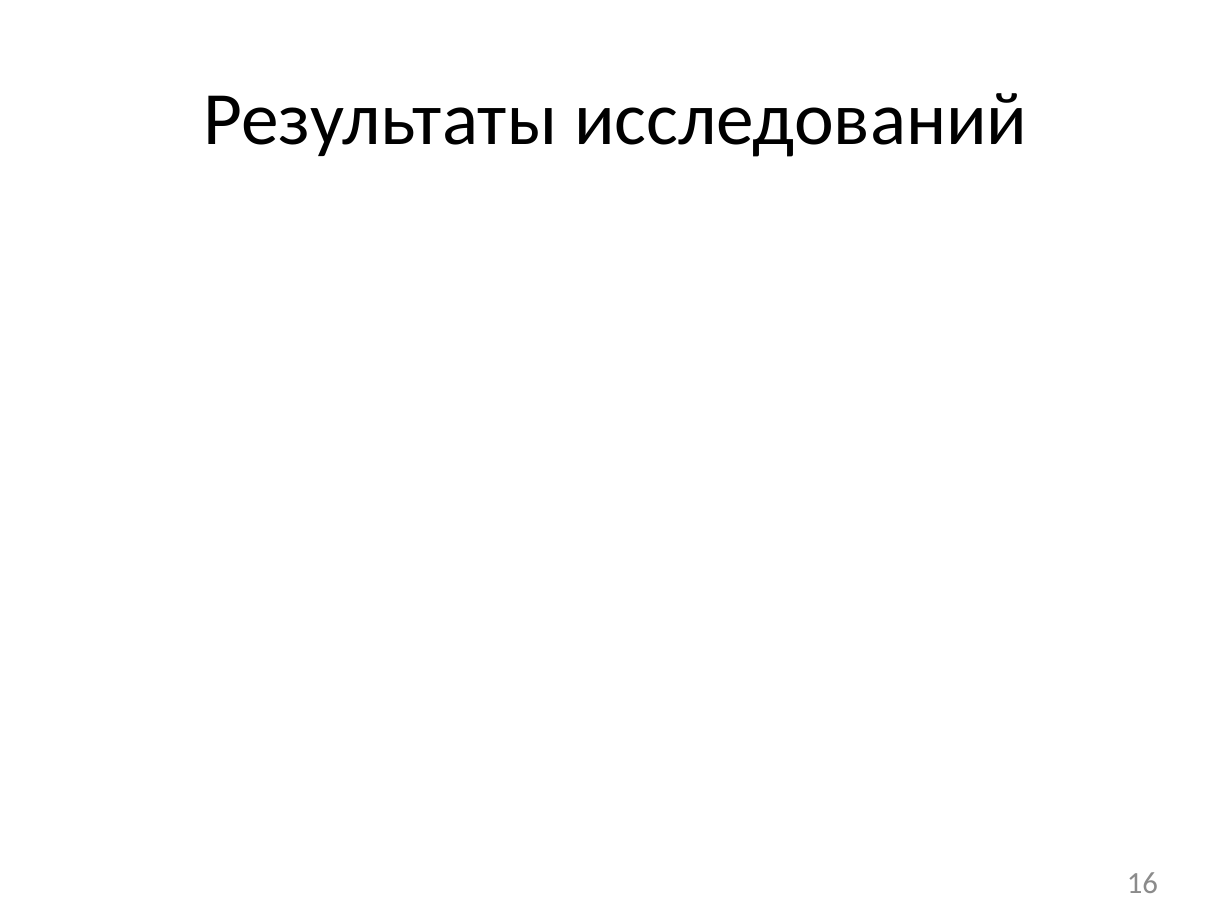
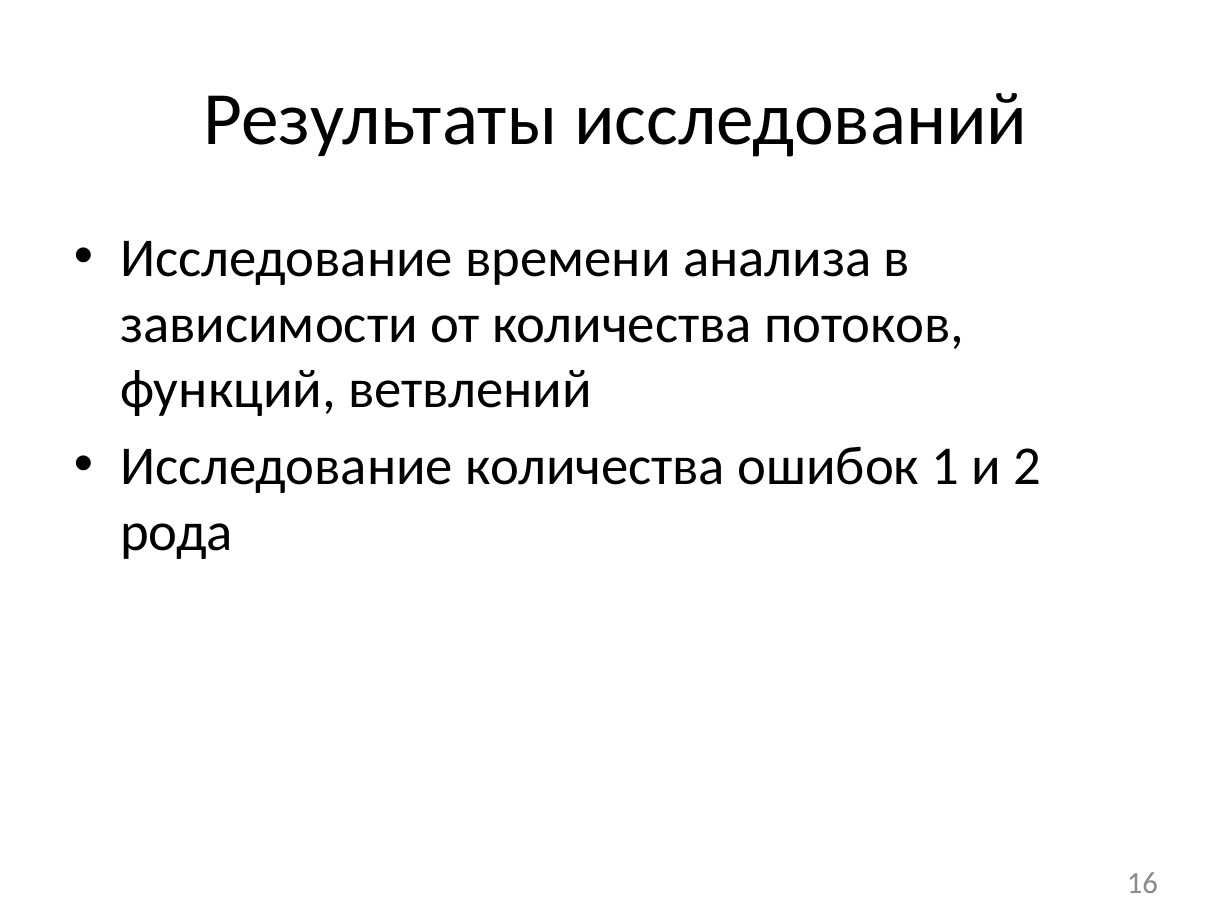
Before and after one commit to afrolovskiy/diplom, a slide deck: slide 16 of presentations/diplom/static race detection.pptx. Drawn at 1232x924 pixels with LibreOffice and Linux fonts; fonts in the diff are those of the drawing. Boxes give left, top, right and bottom in pixels: in the first picture for what was removed or moved away, otherwise in the second. Text is boxed around its words. In the diff, an @@ line names an element or a change of style, - is before the commit and + after.

```diff
--- a/presentations/diplom/static race detection.pptx
+++ b/presentations/diplom/static race detection.pptx
@@ text added at <box>120,241,1042,559</box>, 32 pt, text #000000 @@
+• Исследование времени анализа в зависимости от количества потоков, функций, ветвлений
+• Исследование количества ошибок 1 и 2 рода
```
Also in this commit, not shown: 3 other slides changed, 1 other file.
